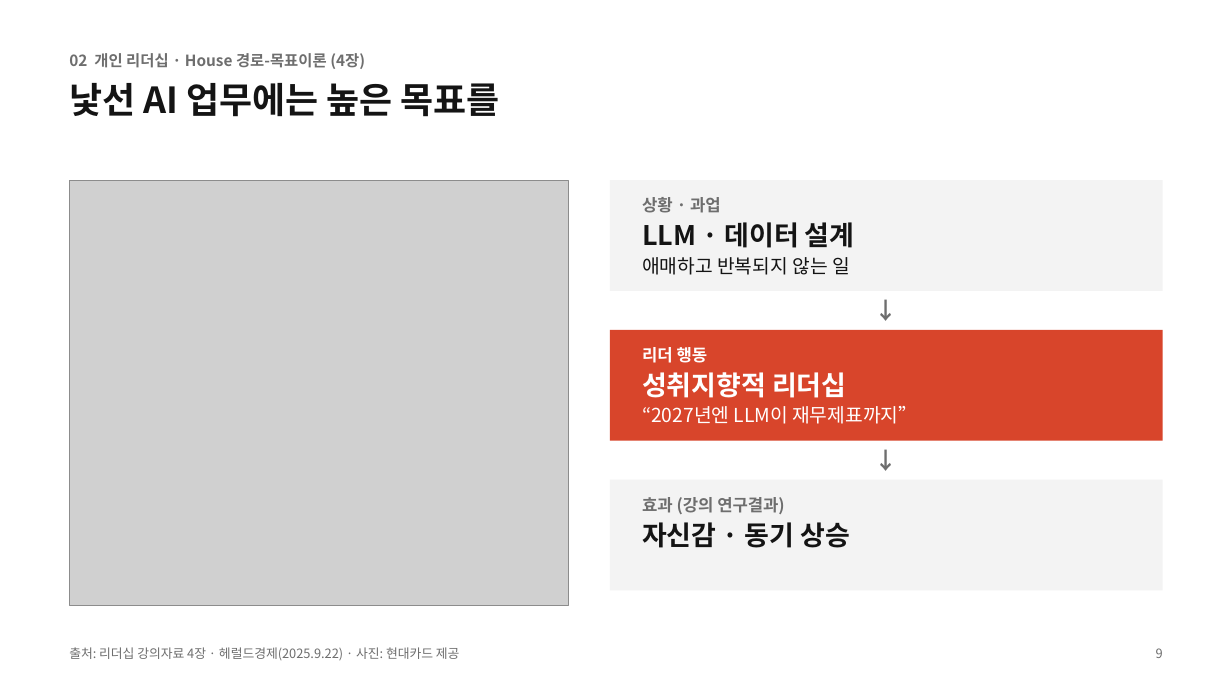
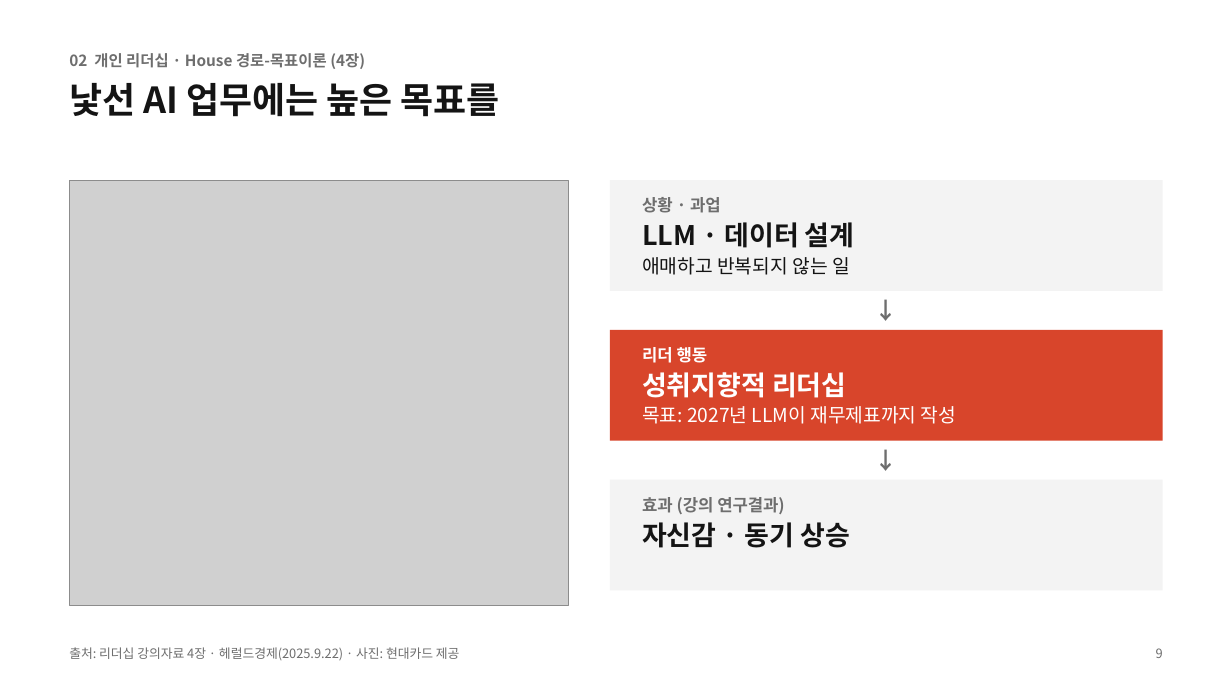
Before and after one commit to NATHAN18-ABLE/for-nathan, a slide deck: slide 9 of leadership-ppt/leadership-final.pptx. Drawn at 1232x693 pixels with LibreOffice and Linux fonts; fonts in the diff are those of the drawing; grey boxes stand for pictures. Boxes give left, top, right and bottom in pixels: in the first picture for what was removed or moved away, otherwise in the second. Text is boxed around its words. In the diff, an @@ line names an element or a change of style, - is before the commit and + after.

```diff
--- a/leadership-ppt/leadership-final.pptx
+++ b/leadership-ppt/leadership-final.pptx
@@ text at box(642, 406, 956, 424): text changed @@
-“2027년엔 LLM이 재무제표까지”
+목표: 2027년 LLM이 재무제표까지 작성
```
Also in this commit, not shown: 7 other slides changed, 10 other files.
